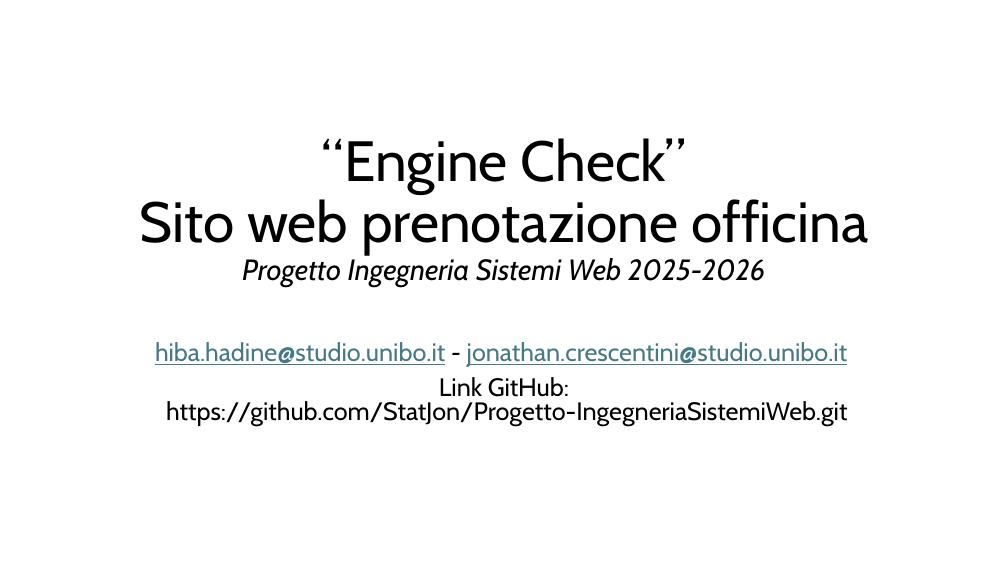
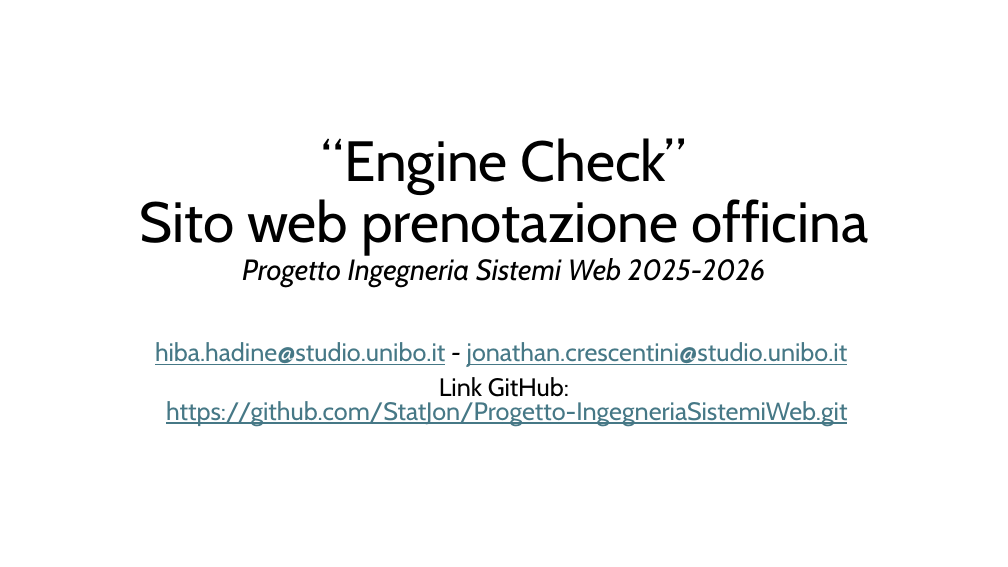
Before and after one commit to StatJon/Progetto-IngegneriaSistemiWeb, a slide deck: slide 1 of Presentazione Progetto.pptx. Drawn at 1008x567 pixels with LibreOffice and Linux fonts; fonts in the diff are those of the drawing. Boxes give left, top, right and bottom in pixels: in the first picture for what was removed or moved away, otherwise in the second. Text is boxed around its words. In the diff, an @@ line names an element or a change of style, - is before the commit and + after.

```diff
--- a/Presentazione Progetto.pptx
+++ b/Presentazione Progetto.pptx
@@ subtitle at (166,377,847,426): text colour #000000 to #467886, underline on in "https://github.com/StatJon/Progetto-IngegneriaSistemiWeb.git" @@
```
Also in this commit, not shown: 1 other slide changed, 4 other files.
